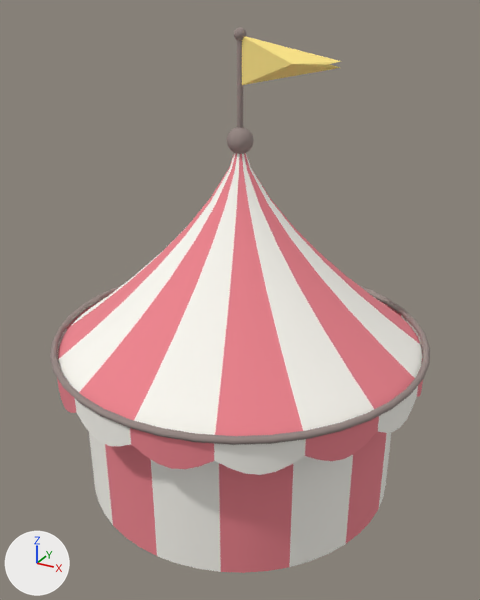
An edit to the OBJ model assets/meshes/ArrowAmbushTent.obj, drawn before and after from the same camera.
Both versions are drawn from a camera (50 mm lens) standing at (6.25, -11.38, 9.89) and looking at (0.1, -0.18, 4.29). The axes (+X, +Y, +Z) are drawn at lower left. The lights are the same throughout. The picture after the commit comes second. Where no turn or scale is listed for an object, it has been applied to the vertices.

The older version as bpy lines, for what is in view:
```python
mat_stripea = principled_material('StripeA')
mat_stripea.base_color = (0.863, 0.235, 0.275)  # pink #ef858f
mat_stripea.roughness = 1.0
mat_trim = principled_material('Trim')
mat_trim.base_color = (0.314, 0.251, 0.235)  # grey #988985
mat_trim.roughness = 1.0
me_flag = bpy.data.meshes.new('Flag')
me_flag.from_pydata(...)  # 12 vertices, 20 faces; spans x 0.05..1.95, y -0.24..0.05, z 8.57..9.43
me_flag.materials.append(mat_flag)  # yellow #ffe789
me_stripea = bpy.data.meshes.new('StripeA')
me_stripea.from_pydata(...)  # 402 vertices, 480 faces; spans x -3.91..3.91, y -3.91..3.91, z 0.0..7.65
me_stripea.materials.append(mat_stripea)  # pink #ef858f
me_trim = bpy.data.meshes.new('Trim')
me_trim.from_pydata(...)  # 460 vertices, 904 faces; spans x -4.0..4.0, y -4.0..4.0, z -0.05..9.57
me_trim.materials.append(mat_trim)  # grey #988985
ob_flag = bpy.data.objects.new('Flag', me_flag)
ob_flag.location = (0.0, 0.0, 0.0)
ob_stripea = bpy.data.objects.new('StripeA', me_stripea)
ob_stripea.location = (0.0, 0.0, 0.0)
ob_trim = bpy.data.objects.new('Trim', me_trim)
ob_trim.location = (0.0, 0.0, 0.0)
# also in view: 'StripeB' at (0.0, 0.0, 3.82)
```
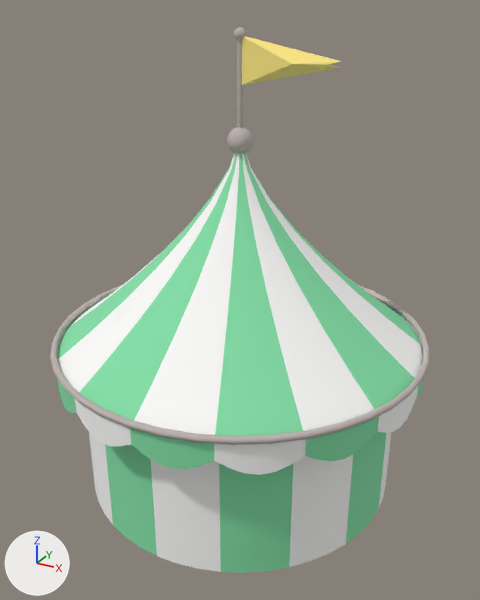
Boxes (x1, y1, x2, y2) around the edits, measured in the pictures (480 x 600 px):
'StripeA', recoloured (pink to green)
    both: (57, 153, 423, 573)
'Trim', recoloured
    both: (50, 27, 430, 445)

The change in detail:
Material 'StripeA' (mat_stripea) changes colour from pink #ef858f to green #85e0a8; in linear values from (0.863, 0.235, 0.275) to (0.235, 0.745, 0.392).
Material 'Trim' (mat_trim) changes colour from grey #988985 to light grey #bfb4b1; in linear values from (0.314, 0.251, 0.235) to (0.518, 0.455, 0.439).
